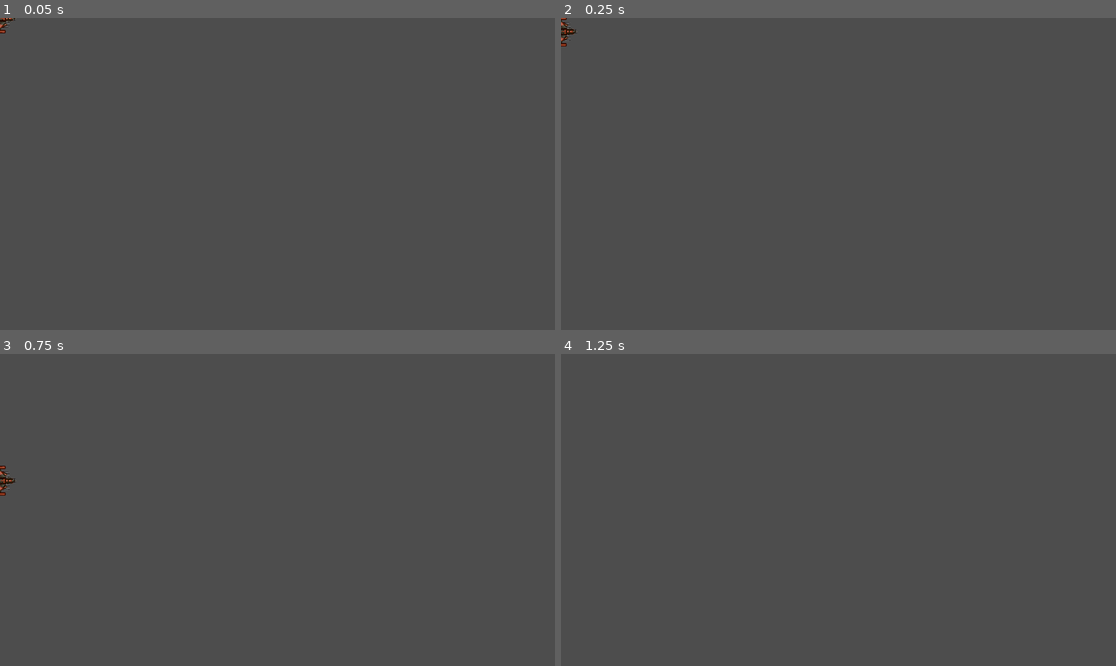
Above: before the commit, frames 1-4 (two rows, left to right).
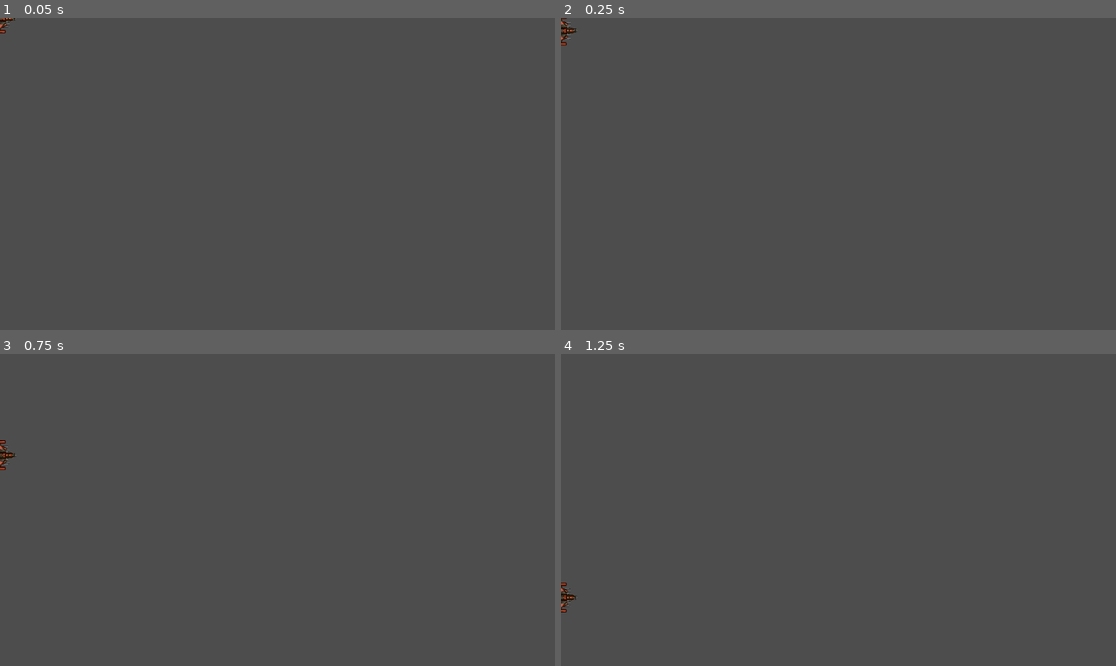
Above: after the commit, the same moments.

Repository: jeanmaxcacacho/bradfield-godot-ch3
Game: Godot game, scene res://player.tscn
Same seed, same stepped clock (60 frames per second), same inputs: the game is played once before the commit and once after it. The project has no main scene, so this scene is started directly.
Inputs:
- Up to frame 1 (0.05 s): no input
- Up to frame 2 (0.25 s): no input
- Up to frame 3 (0.75 s): hold Right (rotate_right) from 0.53 s (still down)
- Up to frame 4 (1.25 s): keep holding Right (rotate_right)

Frame 1 is identical in both runs. In frame 2, 0.1% of the frame differs, in the area x 0-4%, y 0-10%; in frame 3, 0.2%, in the area x 0-3%, y 27-46%; in frame 4, 0.1%.
Error after the commit: Invalid call. Nonexistent function 'set_deffered' in base 'CollisionShape2D'. (res://player.gd:23)

Commit message:
player rigid body boilerplate

Diff:
--- /dev/null
+++ b/player.gd
@@ -0,0 +1,42 @@
+extends RigidBody2D
+
+enum {INIT, ALIVE, INVULNERABLE, DEAD} # values come from their index in the whatever type of iterable this is
+var state = INIT
+
+@export var engine_power = 500
+@export var spin_power = 8000
+
+# I should really understand what Vectors do because I have no fucking clue
+var thrust = Vector2.ZERO
+var rotation_dir = 0
+
+
+func _ready():
+	change_state(ALIVE)
+
+
+func change_state(new_state):
+	match new_state:
+		INIT:
+			$CollisionShape2D.set_deffered("disabled", true)
+		ALIVE:
+			$CollisionShape2D.set_deffered("disabled", false)
+		INVULNERABLE:
+			$CollisionShape2D.set_deffered("disabled", true)
+		DEAD:
+			$CollisionShape2D.set_deffered("disabled", true)
+	state = new_state
+
+
+func _process(_delta):
+	get_input()
+
+
+func get_input():
+	thrust = Vector2.ZERO
+	if state in [DEAD, INIT]:
+		return
+	if Input.is_action_pressed("thrust"):
+		thrust = transform.x*engine_power
+	# I'm guessing this depends on whether or not it's a negative or positive rotation
+	rotation_dir = Input.get_axis("rotate_left", "rotate_right")
--- a/player.tscn
+++ b/player.tscn
@@ -1,11 +1,15 @@
-[gd_scene load_steps=3 format=3 uid="uid://80j8civhw224"]
+[gd_scene load_steps=4 format=3 uid="uid://80j8civhw224"]
 
+[ext_resource type="Script" path="res://player.gd" id="1_icpcc"]
 [ext_resource type="Texture2D" uid="uid://bjyxq2n6rlps3" path="res://space_rocks_assets/assets/player_ship.png" id="1_xuuyd"]
 
 [sub_resource type="CircleShape2D" id="CircleShape2D_l7l4w"]
 radius = 31.0161
 
 [node name="Player" type="RigidBody2D"]
+linear_damp = 1.0
+angular_damp = 5.0
+script = ExtResource("1_icpcc")
 
 [node name="Sprite2D" type="Sprite2D" parent="."]
 rotation = 1.5708
